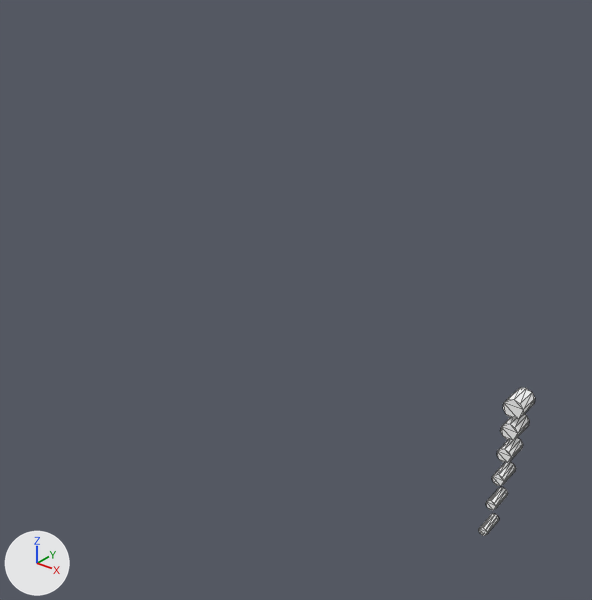
A saved change to the glTF model public/assets/characters/species/tail_long.glb.
One viewpoint serves both versions: a camera (50 mm lens) standing at (0.711, -0.944, 1.133) and looking at (-0.198, 0.191, 0.429). Arrows for +X, +Y and +Z are at lower left; the lights stay in place. The picture after the commit comes second. Mesh edges are drawn as thin lines. Where no turn or scale is listed for an object, it has been applied to the vertices. Vertices at exactly the same position are counted once.

The scene before the commit, as lines of its bpy script (objects in view):
```python
me_cylinder = bpy.data.meshes.new('Cylinder')
me_cylinder.from_pydata(...)  # a 10-sided cylinder along y spanning x -0.029..0.029, y 0.882..0.958, z -0.13..-0.07; a 10-sided cylinder along y spanning x -0.024..0.024, y 0.876..0.951, z -0.197..-0.146; a 10-sided cylinder along y spanning x -0.021..0.021, y 0.862..0.937, z -0.264..-0.221; a 10-sided cylinder along y spanning x -0.018..0.018, y 0.842..0.918, z -0.332..-0.295; a 10-sided cylinder along y spanning x -0.015..0.015, y 0.816..0.891, z -0.401..-0.369; a 10-sided cylinder along y spanning x -0.013..0.013, y 0.782..0.858, z -0.47..-0.443
me_cylinder.materials.append(mat_tail_long_mat)  # white #ffffff
ob_tail_long = bpy.data.objects.new('tail_long', me_cylinder)
ob_tail_long.location = (0.0, 0.0, 0.0)
```
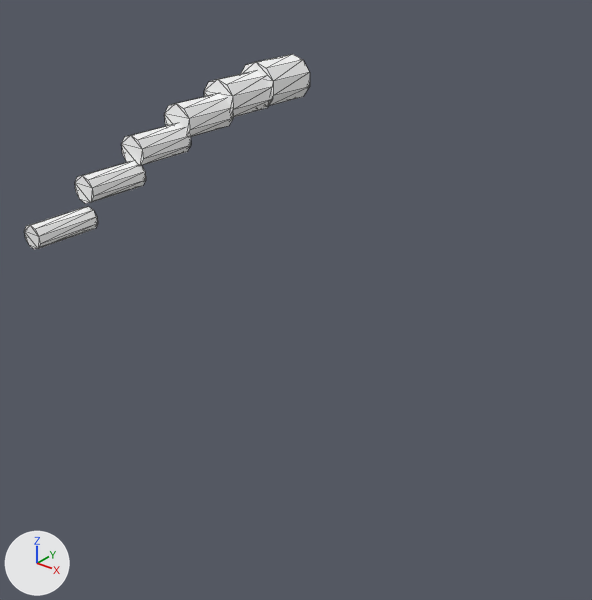
Diff of the bpy script that builds the scene:
```diff
--- a/public/assets/characters/species/tail_long.glb.py
+++ b/public/assets/characters/species/tail_long.glb.py
@@ me_cylinder @@
 # used by ob_tail_long; location = (0.0, 0.0, 0.0)
-me_cylinder.from_pydata(...)  # 120 vertices, 216 faces; spans x -0.029..0.029, y 0.782..0.958, z -0.47..-0.07
+me_cylinder.from_pydata(...)  # 120 vertices, 216 faces; spans x -0.029..0.029, y -0.494..-0.062, z 0.807..0.95
+# me_cylinder part 1: the loose piece of 20 vertices spanning x -0.029..0.029, y 0.882..0.958, z -0.13..-0.07 is moved by (0.0, -1.02, 1.02)
+# me_cylinder part 2: the loose piece of 20 vertices spanning x -0.024..0.024, y 0.876..0.951, z -0.197..-0.146 is moved by (0.0, -1.085, 1.085)
+# me_cylinder part 3: the loose piece of 20 vertices spanning x -0.021..0.021, y 0.862..0.937, z -0.264..-0.221 is moved by (0.0, -1.142, 1.142)
+# me_cylinder part 4: the loose piece of 20 vertices spanning x -0.018..0.018, y 0.842..0.918, z -0.332..-0.295 is moved by (0.0, -1.194, 1.194)
+# me_cylinder part 5: the loose piece of 20 vertices spanning x -0.015..0.015, y 0.816..0.891, z -0.401..-0.369 is moved by (0.0, -1.238, 1.238)
+# me_cylinder part 6: the loose piece of 20 vertices spanning x -0.013..0.013, y 0.782..0.858, z -0.47..-0.443 is moved by (0.0, -1.276, 1.276)
 me_cylinder.materials.append(mat_tail_long_mat)
```

Where the change shows, as pixel boxes (x1, y1, x2, y2) in the pictures (592 x 600 px; the box of a moved part takes in the faces that stretch with it):
'tail_long', reshaped (404% wider, 32% taller)
    before: (479, 388, 535, 536)
    after: (24, 54, 310, 249)
part 1 of me_cylinder, moved or reshaped
    before: (503, 388, 535, 419)
    after: (241, 54, 310, 106)
part 2 of me_cylinder, moved or reshaped
    before: (501, 414, 529, 440)
    after: (204, 71, 271, 117)
part 3 of me_cylinder, moved or reshaped
    before: (497, 437, 523, 463)
    after: (165, 94, 233, 137)
part 4 of me_cylinder, moved or reshaped
    before: (492, 462, 516, 486)
    after: (121, 123, 191, 166)
part 5 of me_cylinder, moved or reshaped
    before: (486, 487, 508, 510)
    after: (75, 161, 146, 204)
part 6 of me_cylinder, moved or reshaped
    before: (479, 514, 499, 536)
    after: (24, 206, 98, 249)
